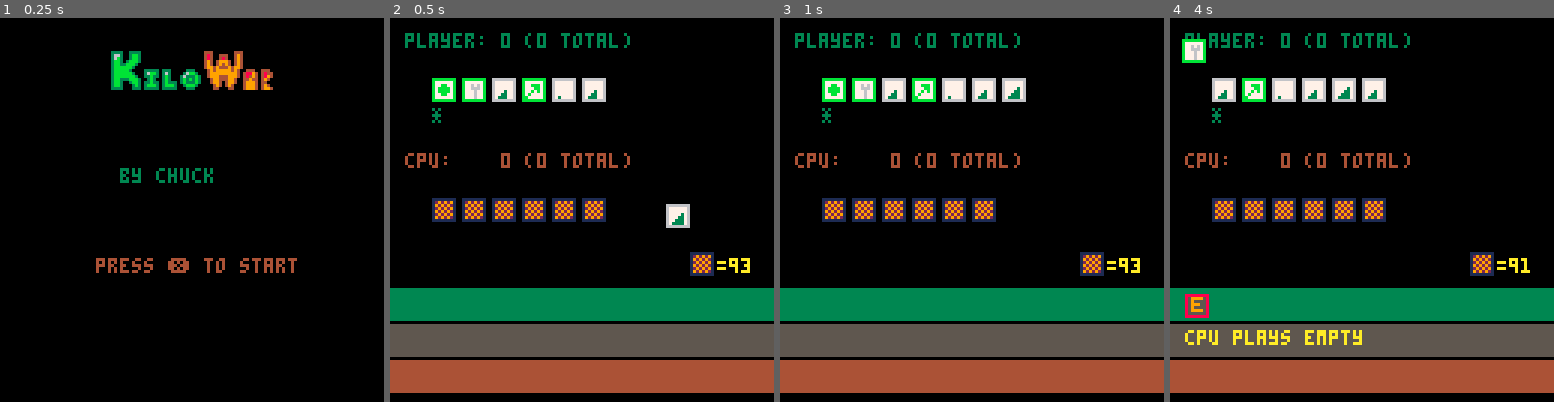
Above: before the commit, frames 1-4 (left to right).
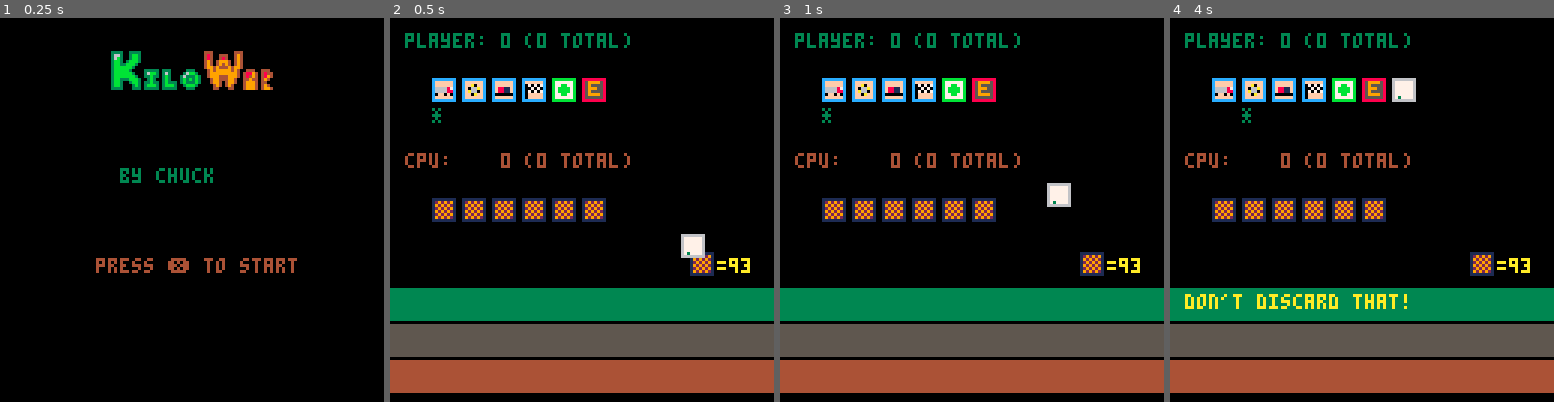
Above: after the commit, the same moments.

Repository: charles-christiansen/kilowar
Game: PICO-8 cartridge kilowar.p8
Same seed, same stepped clock (60 frames per second), same inputs: the game is played once before the commit and once after it.
Inputs:
- Up to frame 1 (0.25 s): no input
- Up to frame 2 (0.5 s): tap X (X key) at 0.33 s
- Up to frame 3 (1 s): tap O (Z key) at 0.7 s
- Up to frame 4 (4 s): tap X (X key) at 1.07, 1.85, 2.97 s; hold Right 1.6-2.1 s; tap O (Z key) every 0.4 s from 1.7 to 3.7 s; hold Up 2.15-2.42 s; hold Right 2.47-3.03 s; hold Left 3.08-3.58 s; hold Down 3.63-3.97 s

Frame 1 is identical in both runs. In frame 2, 2.9% of the frame differs, in the area x 10-83%, y 15-63%; in frame 3, 2.9%; in frame 4, 5.1%, in the area x 3-94%, y 5-86%.

Commit message:
Implemented coup fourre for player. Still in progress, see top comments

Diff:
--- a/kilowar.p8
+++ b/kilowar.p8
@@ -4,8 +4,13 @@
 --init functions
 
 --TODO:
-----4. coup fourre!
-----5. if draw during extension, bonus goes to non-calling player
+----4. finish coup fourre!
+-------- cpu play
+-------- animate both cards drawing
+-------- rotate safety cards?
+----5. finish race over screen showing points earned
+-------- handle draw condition
+-------- display scores in correct player colors
 ----6. w-l record save/clear
 ----7. better sprites
 ----8. card legend screen
@@ -24,6 +29,7 @@
 	curgoal = 700
 	totalgoal = 5000
 	currentplayer = {name="nobody"}
+	calledext = "nobody"
 	turninprogress = false
 	playinprogress = false
 	discardinprogress = false
@@ -32,8 +38,10 @@
 	playedcardtarget = nil
 	discardedcard = nil
 	cancf = false
+	iscf = false
+	cancfcard = nil
 	drawncard = nil
-	cardplayspeed = 0.03
+	cardplayspeed = 0.01
 	mode = "start"
 	playercardptr = 1
 	deckx = 100
@@ -53,7 +61,19 @@
 	-- debugging
 	debug = ""
 	cpudebug = ""
-	cheat = false
+
+	winname = ""
+	winscore = 0
+	winsft = 0
+	wincfs = 0
+	winall4 = 0
+	winpts = 0
+	winshut = 0
+	windelay = 0
+	winsafe = 0
+	winext = 0
+
+	cheat = true
 	palt(14,true)
 	palt(0,false)
 end
@@ -72,45 +92,45 @@
 	for i=1,14 do
 		-- add number cards
 		if i <= 10 then
-			add(_d,{type="n",value=25,belowlimit=true,name="25",remedy="",safety="",sprite=1,x=-1,y=-1,fx=1})
-			add(_d,{type="n",value=50,belowlimit=true,name="50",remedy="",safety="",sprite=2,x=-1,y=-1,fx=1})
-			add(_d,{type="n",value=75,belowlimit=false,name="75",remedy="",safety="",sprite=3,x=-1,y=-1,fx=1})
+			add(_d,{type="n",value=25,belowlimit=true,name="25",remedy="",safety="",sprite=1,x=-1,y=-1,fx=1,iscf=false})
+			add(_d,{type="n",value=50,belowlimit=true,name="50",remedy="",safety="",sprite=2,x=-1,y=-1,fx=1,iscf=false})
+			add(_d,{type="n",value=75,belowlimit=false,name="75",remedy="",safety="",sprite=3,x=-1,y=-1,fx=1,iscf=false})
 		end
 		if i <= 12 then
-			add(_d,{type="n",value=100,belowlimit=false,name="100",remedy="",safety="",sprite=4,x=-1,y=-1,fx=1})
+			add(_d,{type="n",value=100,belowlimit=false,name="100",remedy="",safety="",sprite=4,x=-1,y=-1,fx=1,iscf=false})
 		end
 
 		if i <=4 then
-			add(_d,{type="n",value=200,belowlimit=false,name="200",remedy="",safety="",sprite=5,x=-1,y=-1,fx=1})
+			add(_d,{type="n",value=200,belowlimit=false,name="200",remedy="",safety="",sprite=5,x=-1,y=-1,fx=1,iscf=false})
 		end
 		-- add go cards
-		add(_d,{type="g",value=0,belowlimit=false,name="go",remedy="",safety="",sprite=6,x=-1,y=-1,fx=7})
+		add(_d,{type="g",value=0,belowlimit=false,name="go",remedy="",safety="",sprite=6,x=-1,y=-1,fx=7,iscf=false})
 		-- add stop cards
 		if i <=5 then
-			add(_d,{type="s",value=0,belowlimit=false,name="stop",remedy="",safety="emergency",sprite=7,x=-1,y=-1,fx=6})
+			add(_d,{type="s",value=0,belowlimit=false,name="stop",remedy="",safety="emergency",sprite=7,x=-1,y=-1,fx=6,iscf=false})
 		end
 		-- add hazards + speed limits
 		if i <= 3 then
-			add(_d,{type="h",value=0,belowlimit=false,name="flat",remedy="spare",safety="ppt",sprite=8,x=-1,y=-1,fx=4})
-			add(_d,{type="h",value=0,belowlimit=false,name="crash",remedy="repair",safety="ace",sprite=9,x=-1,y=-1,fx=3})
-			add(_d,{type="h",value=0,belowlimit=false,name="empty",remedy="gascan",safety="tanker",sprite=10,x=-1,y=-1,fx=5})
+			add(_d,{type="h",value=0,belowlimit=false,name="flat",remedy="spare",safety="ppt",sprite=8,x=-1,y=-1,fx=4,iscf=false})
+			add(_d,{type="h",value=0,belowlimit=false,name="crash",remedy="repair",safety="ace",sprite=9,x=-1,y=-1,fx=3,iscf=false})
+			add(_d,{type="h",value=0,belowlimit=false,name="empty",remedy="gascan",safety="tanker",sprite=10,x=-1,y=-1,fx=5,iscf=false})
 		end
 		if i <= 4 then
-			add(_d,{type="l",value=0,belowlimit=false,name="limit 50",remedy="nolimit",safety="emergency",sprite=12,x=-1,y=-1,fx=1})
+			add(_d,{type="l",value=0,belowlimit=false,name="limit 50",remedy="nolimit",safety="emergency",sprite=12,x=-1,y=-1,fx=1,iscf=false})
 		end
 		-- add remedies + remove limits
 		if i <= 6 then
-			add(_d,{type="v",value=0,belowlimit=false,name="nolimit",remedy="",safety="emergency",sprite=11,x=-1,y=-1,fx=1})
-			add(_d,{type="r",value=0,belowlimit=false,name="gascan",remedy="",safety="",sprite=17,x=-1,y=-1,fx=1})
-			add(_d,{type="r",value=0,belowlimit=false,name="repair",remedy="",safety="",sprite=18,x=-1,y=-1,fx=1})
-			add(_d,{type="r",value=0,belowlimit=false,name="spare",remedy="",safety="",sprite=19,x=-1,y=-1,fx=1})
+			add(_d,{type="v",value=0,belowlimit=false,name="nolimit",remedy="",safety="emergency",sprite=11,x=-1,y=-1,fx=1,iscf=false})
+			add(_d,{type="r",value=0,belowlimit=false,name="gascan",remedy="",safety="",sprite=17,x=-1,y=-1,fx=1,iscf=false})
+			add(_d,{type="r",value=0,belowlimit=false,name="repair",remedy="",safety="",sprite=18,x=-1,y=-1,fx=1,iscf=false})
+			add(_d,{type="r",value=0,belowlimit=false,name="spare",remedy="",safety="",sprite=19,x=-1,y=-1,fx=1,iscf=false})
 		end
 		-- add safeties
 		if i == 1 then
-			add(_d,{type="f",value=0,belowlimit=false,name="ppt",remedy="",safety="",sprite=13,x=-1,y=-1,fx=1})
-			add(_d,{type="f",value=0,belowlimit=false,name="tanker",remedy="",safety="",sprite=14,x=-1,y=-1,fx=1})
-			add(_d,{type="f",value=0,belowlimit=false,name="ace",remedy="",safety="",sprite=15,x=-1,y=-1,fx=1})
-			add(_d,{type="f",value=0,belowlimit=false,name="emergency",remedy="",safety="",sprite=16,x=-1,y=-1,fx=8})
+			add(_d,{type="f",value=0,belowlimit=false,name="ppt",remedy="",safety="",sprite=13,x=-1,y=-1,fx=1,iscf=false})
+			add(_d,{type="f",value=0,belowlimit=false,name="tanker",remedy="",safety="",sprite=14,x=-1,y=-1,fx=1,iscf=false})
+			add(_d,{type="f",value=0,belowlimit=false,name="ace",remedy="",safety="",sprite=15,x=-1,y=-1,fx=1,iscf=false})
+			add(_d,{type="f",value=0,belowlimit=false,name="emergency",remedy="",safety="",sprite=16,x=-1,y=-1,fx=8,iscf=false})
 		end
 	end
 
@@ -128,6 +148,8 @@
 function _update60()
 	if mode == "start" then
 		update_start()
+	elseif mode == "raceover" then
+		update_raceover()
 	else
 		update_game()
 	end
@@ -135,6 +157,13 @@
 
 function update_start()
 	if btnp(5) then
+		mode = "game"
+	end
+end
+
+function update_raceover()
+	if btnp(5) then
+		newrace()
 		mode = "game"
 	end
 end
@@ -151,15 +180,16 @@
 			newmatch()
 		end
 	elseif raceover then
-		if racewinner == "draw" then
-			debug = "nobody finished the race"
-		else
-			debug = racewinner.." wins!"
-		end
-		cpudebug = "press ❎ to start the next race!"
-		if btnp(5) then
-			newrace()
-		end
+		mode = "raceover"
+--		if racewinner == "draw" then
+--			debug = "nobody finished the race"
+--		else
+--			debug = racewinner.." wins!"
+--		end
+--		cpudebug = "press ❎ to start the next race!"
+--		if btnp(5) then
+--			newrace()
+--		end
 	elseif #racewinner > 0 then
 		if curgoal == stdgoal then
 			if racewinner == "player" then
@@ -168,6 +198,7 @@
 				if btnp(2) then
 					curgoal = extgoal
 					debug = "player extends to 1000!"
+					calledext = "player"
 					cpudebug = ""
 					racewinner = ""
 				end
@@ -190,6 +221,7 @@
 				if extdraw > 70 then
 					curgoal = extgoal
 					debug = "cpu extends to 1000!"
+					calledext = "cpu"
 					cpudebug = ""
 					racewinner = ""
 				else
@@ -245,6 +277,19 @@
 			dealt = true
 		end
 
+		if cancf then
+			cpudebug = "⬆️ to coup fourre!"
+			if btnp(2) then
+				playcoupfourre(player,cpu)
+				playinprogress = false
+				turninprogress = false
+				cancf = false
+				iscf = true
+			end
+		else
+			cpudebug = ""
+		end
+
 		if not turninprogress and not drawupinprogress then
 			playinprogress = false
 			if currentplayer.name==player.name then
@@ -252,8 +297,10 @@
 			else
 				currentplayer = player
 			end
-			draw_up(currentplayer)
+			draw_up(currentplayer,iscf)
 			drawupinprogress = true
+			cancf = false
+			iscf = false
 		end
 		if drawupinprogress then
 			if drawncard != nil then
@@ -379,6 +426,7 @@
 						playedcard = player.hand[playercardptr]
 						player.prevupcard = player.upcard
 						cpu.prevupcard = cpu.upcard
+						cancf = checkforcf(cpu.hand,playedcard)
 						playcard(player,cpu,player.hand[playercardptr])
 						animatecard(playedcard,player,cpu)
 						if playercardptr > #(player.hand) then
@@ -409,10 +457,11 @@
 				for i=1,#(cpu.hand) do
 					if checkvalidplay(cpu,player,cpu.hand[i]) then
 						debug=""
-						cpudebug="cpu plays "..cpu.hand[i].name
+						--cpudebug="cpu plays "..cpu.hand[i].name
 						playedcard = cpu.hand[i]
 						player.prevupcard = player.upcard
 						cpu.prevupcard = cpu.upcard
+						--cancf = checkforcf(player.hand,playedcard)
 						playcard(cpu,player,cpu.hand[i])
 						animatecard(playedcard,cpu,player)
 						sfx(playedcard.fx)
@@ -423,7 +472,7 @@
 
 				-- cpu is unable to play, needs to discard
 				debug=""
-				cpudebug="cpu discards "..cpu.hand[1].name
+				--cpudebug="cpu discards "..cpu.hand[1].name
 				discard(cpu,cpu.hand[1])
 				sfx(2)
 				discardinprogress = true
@@ -436,9 +485,31 @@
 function _draw()
 	if mode == "start" then
 		draw_start()
+	elseif mode == "raceover" then
+		draw_raceover()
 	else
 		draw_game()
 	end
+end
+
+function draw_raceover()
+	cls()
+	print(winname.." wins!",5,5,7)
+	print("kilos: "..winscore,5,13,7)
+	print("win bonus: "..winpts,5,21,7)
+	print("safeties: "..winsft,5,29,7)
+	print("coup fourre: "..wincfs,5,37,7)
+	print("all 4 safeties: "..winall4,5,45,7)
+	print("shutout: "..winshut,5,53,7)
+	print("delayed win: "..windelay,5,61,7)
+	print("safe trip: "..winsafe,5,69,7)
+	print("extension: "..winext,5,77,7)
+	if winname == "player" then
+		print("=====race total: "..playerraceoverpoints.."=====",5,90,7)
+	else
+		print("=====race total: "..cpuraceoverpoints.."=====",5,90,7)
+	end
+	print("press ❎ for next race!",5,100,4)
 end
 
 function draw_start()
@@ -479,7 +550,14 @@
 			numsafeties -= 1
 		end
 		for i=1,numsafeties do
+			if player.safeties[i].iscf then
+				pal(12,7)
+				pal(15,9)
+			end
 			spr(player.safeties[i].sprite,playerbox.x+88+(10*(i-1)),playerbox.y+2)
+			pal()
+			palt(14,true)
+			palt(0,false)
 		end
 	end
 	if cpu.prevupcard != nil and playedcard != nil and playedcardtarget != nil then
@@ -492,8 +570,18 @@
 		numsafeties -= 1
 		end
 	for i=1,numsafeties do
+		if cpu.safeties[i].iscf then
+			pal(12,7)
+			pal(15,9)
+		else
+--			pal(7,12)
+--			pal(9,15)
+		end
 		spr(cpu.safeties[i].sprite,cpubox.x+88+(10*(i-1)),cpubox.y+2)
 	end
+	pal()
+	palt(14,true)
+	palt(0,false)
 
 	if drawupinprogress and currentplayer.name == "player" then
 		for i=1,#(player.hand)-1 do
@@ -578,6 +666,19 @@
 	playerraceoverpoints=0
 	cpuraceoverpoints=0
 	curgoal=stdgoal
+	calledext="nobody"
+	cancf = false
+	cancfcard = nil
+	winname = ""
+	winscore = 0
+	winsft = 0
+	wincfs = 0
+	winall4 = 0
+	winpts = 0
+	winshut = 0
+	windelay = 0
+	winsafe = 0
+	winext = 0
 end
 
 function draw_up(_curplayer,_cf)
@@ -811,9 +912,34 @@
 	recalculatehandpos(_player)
 end
 
+function playcoupfourre(_player,_opponent)
+	-- for coup fourres, we:
+	---- remove played card
+	---- revert to previous upcard
+	---- palette swap safety card colors
+	---- add card to safeties
+	---- add one to cfs total
+	---- end turn
+	card = nil
+	for i=1,#_player.hand do
+		if _player.hand[i].name == playedcard.safety then
+			card = _player.hand[i]
+		end
+	end
+	playedcard = nil
+	_player.upcard = _player.prevupcard
+	_player.prevupcard = nil
+	card.iscf = true
+	add(_player.safeties,clonecard(card))
+	del(_player.hand,card)
+	recalculatehandpos(_player)
+	_player.cfs += 1
+end
+
 function checkforcf(_hand,_card)
 	for i=1,#_hand do
 		if _hand[i].name == _card.safety then
+			cancfcard = _hand[i]
 			return true
 		end
 	end
@@ -859,39 +985,53 @@
 
 	playerraceoverpoints += player.score
 	playerraceoverpoints += #(player.safeties) * 100
+	playerraceoverpoints += player.cfs * 300
 	if #(player.safeties) == 4 then
 		playerraceoverpoints += 400
 	end
 	cpuraceoverpoints += cpu.score
 	cpuraceoverpoints += #(cpu.safeties) * 100
+	cpuraceoverpoints += cpu.cfs * 300
 	if #(cpu.safeties) == 4 then
 		cpuraceoverpoints += 400
 	end
-
 	if winner.name == "player" then
+		winname = "player"
+		winscore = player.score
+		winsft = #(player.safeties) * 100
+		wincfs = player.cfs * 300
+		if #(player.safeties) == 4 then
+			winall4 = 400
+		end
+		winpts = 400
+
 		-- race winner gets 400 points
 		playerraceoverpoints += 400
+		winpts = 400
 
 		if loser.score == 0 then
 			-- shutout, 500 points
 			playerraceoverpoints += 500
+			winshut = 500
 		end
 
 		if #deck == 0 then
 			-- delayed action, 300 points
 			playerraceoverpoints += 300
+			windelay = 300
 		end
 
 		if winner.num200s == 0 then
 			-- safe trip, 300 points
 			playerraceoverpoints += 300
+			winsafe = 300
 		end
 
 		if curgoal == extgoal then
 			-- extension, 200 points
 			playerraceoverpoints += 200
-		end
-		-- TODO: coup fourre, 300 points each
+			winext = 200
+		end
 	elseif winner.name == "cpu" then
 		-- race winner gets 400 points
 		cpuraceoverpoints += 400
@@ -915,14 +1055,21 @@
 			-- extension, 200 points
 			cpuraceoverpoints += 200
 		end
-		-- TODO: coup fourre, 300 points each
+	elseif winner.name == "draw" then
+		-- if we end in a draw during an extension,
+		-- the non-calling player steals the bonus
+		if calledext == "player" then
+			cpuraceoverpoints += 200
+		elseif calledext == "cpu" then
+			playerraceoverpoints += 200
+		end
 	end
 
 	return winner.name
 end
 
 function clonecard(_card)
-	return {type=_card.type,value=_card.value,belowlimit=_card.belowlimit,name=_card.name,remedy=_card.remedy,safety=_card.safety,sprite=_card.sprite,x=_card.x,y=_card.y,fx=_card.fx}
+	return {type=_card.type,value=_card.value,belowlimit=_card.belowlimit,name=_card.name,remedy=_card.remedy,safety=_card.safety,sprite=_card.sprite,x=_card.x,y=_card.y,fx=_card.fx,iscf=_card.iscf}
 end
 __gfx__
 000000006666666666666666666666666666666666666666bbbbbbbb88888888888888888888888888888888bbbbbbbb88888888cccccccccccccccccccccccc
